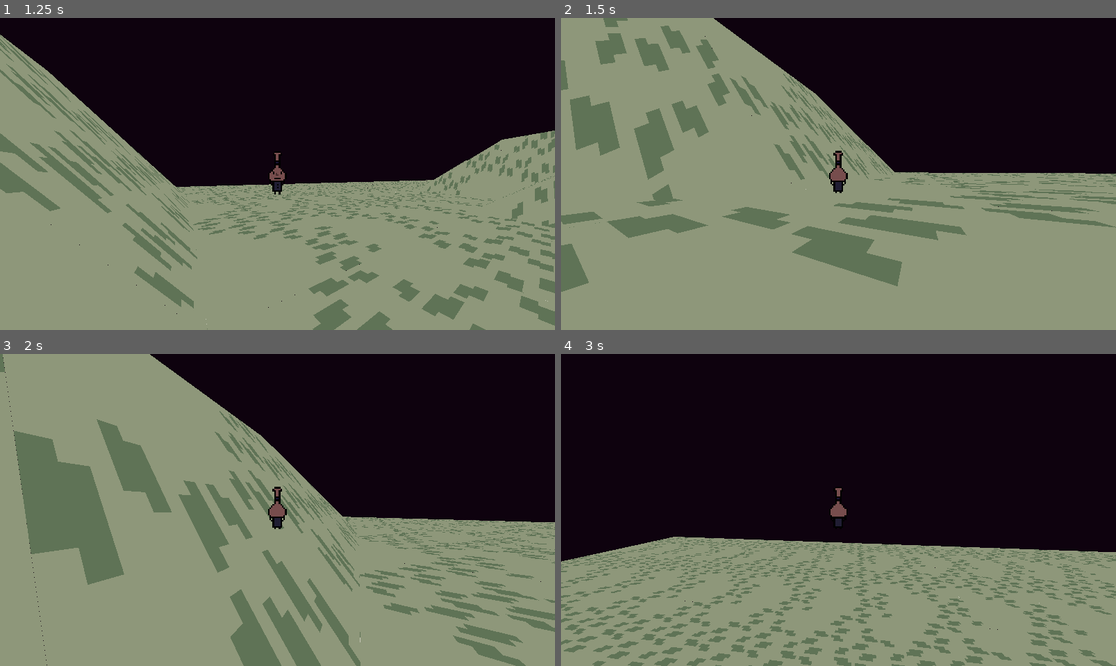
Above: before the commit, frames 1-4 (two rows, left to right).
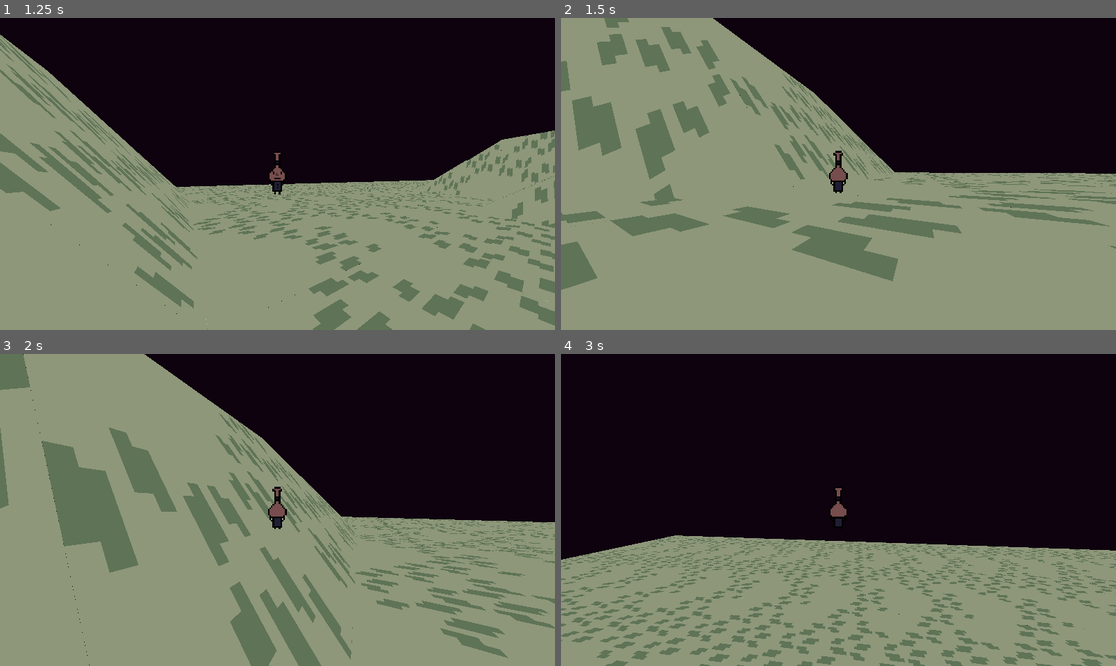
Above: after the commit, the same moments.

Repository: Phil-Nettekoven/gd-portfolio-site
Game: Godot game, scene res://scenes/world_1/world_1.tscn
Two runs of this game, one before a commit and one after it. Both use one fixed random seed, a clock stepped at 60 frames per second and the inputs below.
Inputs (mouse positions are in pixels of both pictures, inside the frame that each line leads up to):
- Up to frame 1 (1.25 s): move the mouse to (305, 174) at 0.52 s; hold W (up) from 0.53 s (still down); hold Space (jump) from 0.53 s (still down)
- Up to frame 2 (1.5 s): keep holding W (up); move the mouse to (810, 174) at 1.27 s; release Space (jump) at 1.28 s; right-click (810, 174) at 1.35 s
- Up to frame 3 (2 s): keep holding W (up); tap Space (jump) at 1.52, 1.55, 1.82 s
- Up to frame 4 (3 s): keep holding W (up); move the mouse to (849, 503) at 2.02 s; hold Shift (sprint) 2.03-2.78 s; tap Space (jump) at 2.3, 2.85 s; move the mouse to (832, 516) at 2.77 s

Frame 1 is identical in both runs. In frame 2, 2.3% of the frame differs, in the area x 0-100%, y 0-88%; in frame 3, 12%, in the area x 0-100%, y 0-100%; in frame 4, 11%.

Commit message:
spin.com

Diff:
--- a/autoloads/globals.gd
+++ b/autoloads/globals.gd
@@ -17,6 +17,16 @@
 
 const MUSIC_MAX_SPEED:float = MAX_SPEED/4 #The player's speed at which the BGM will play at pitch = 1.0
 
+const MAX_SPIN_TARGET_SPEED:float = 3000.0
+const SPIN_TRANSITION_THRESHOLD:float = MAX_SPIN_TARGET_SPEED*0.66
+const SPIN_BREAK_SPEED:float = 200
+const SPIN_MOUSE_INPUT_MULT:float = 40.0
+const SPIN_TIMER_DURATION:float = 3.0
+const SPIN_MOVESPEED:float = 250
+
+const SPRITE_NORMAL_OFFSET:Vector2 = Vector2(0,16)
+const SPRITE_SPIN_OFFSET:Vector2 = Vector2(0,13)
+
 var OS_TYPE:String = ""
 var is_mobile:bool = false
 
@@ -33,6 +43,10 @@
 		OS_TYPE = "desktop"
 	print(OS_TYPE)
 
+func _input(_event: InputEvent) -> void:
+	if Input.is_action_just_pressed("quit") && OS.has_feature("editor"):
+		get_tree().quit()
+
 func _notification(what: int) -> void:
 	if what == NOTIFICATION_APPLICATION_FOCUS_OUT:
 		get_tree().paused = true
--- a/characters/player/player.gd
+++ b/characters/player/player.gd
@@ -1,11 +1,13 @@
 extends CharacterBody3D
 
-@onready var jump_timer: Timer = $jump_timer
+#region variables
+
 @onready var camera: Camera3D = %camera
 @onready var camera_pivot: Node3D = $camera_pivot
 
 @onready var sprite: AnimatedSprite3D = $sprite_pivot/AnimatedSprite3D
 @onready var sprite_pivot: Node3D = $sprite_pivot
+@onready var spin_timer:Timer = $spin_timer
 var rotation_speed: float = 0.0
 var target_rotation_speed: float = 0.0
 var cur_rotation_speed: float = 0.0
@@ -14,7 +16,7 @@
 @onready var starting_pos: Vector3 = self.global_position
 var prev_velocity: Vector3 = Vector3.ZERO
 
-enum STATE {pathing, free, spinning, disabled}
+enum STATE {pathing, free, spin_startup, spinning_locked,spinning_free, disabled}
 var state: STATE = STATE.free
 
 var player_direction: String = "down"
@@ -22,6 +24,7 @@
 
 signal just_touched_ground
 var touched_ground: bool = false
+#endregion
 
 func _ready() -> void:
 	camera_pivot.locked_camera_pivot.connect(_on_locked_camera_pivot)
@@ -29,6 +32,8 @@
 	camera_pivot.camera_unlocked.connect(_on_camera_unlocked)
 	velocity.y = -20
 
+#region Movement
+
 func free_movement(_delta: float) -> void:
 	var cur_jump_velocity: float = Globals.JUMP_VELOCITY
 	var cur_acceleration: float = Globals.ACCELERATION
@@ -38,8 +43,6 @@
 	if not is_on_floor():
 		velocity += (get_gravity() * Globals.GRAVITY_MOD) * _delta
 		cur_deceleration = Globals.AIR_DECELERATION
-		#move_and_slide()
-		#return
 
 	if touched_ground == false: # Emit the first time player touches the ground
 		if is_on_floor():
@@ -73,10 +76,104 @@
 		velocity.z = move_toward(velocity.z, 0, _delta * cur_deceleration)
 
 	move_and_slide()
+
+func spin_startup_movement(_delta: float) -> void:
+
+	if not is_on_floor():
+		velocity += (get_gravity() * Globals.GRAVITY_MOD) * _delta
+		#cur_deceleration = Globals.AIR_DECELERATION
+
+	velocity.x = move_toward(velocity.x, 0, _delta * Globals.SPRINT_DECELERATION)
+	velocity.z = move_toward(velocity.z, 0, _delta * Globals.SPRINT_DECELERATION)
+	move_and_slide()
+
+func spin_movement(_delta:float)->void:
+	if not is_on_floor():
+		velocity += (get_gravity() * Globals.GRAVITY_MOD) * _delta
+		velocity.x = move_toward(velocity.x, 0, _delta * Globals.AIR_DECELERATION* 2)
+		velocity.z = move_toward(velocity.z, 0, _delta * Globals.AIR_DECELERATION * 2)
+
+	move_and_slide()
+
+#endregion
+
+#region sprite_rotation
+
+func rotate_sprite(_delta: float) -> void:
+	if added_speed:
+		rotation_speed = lerp(rotation_speed, target_rotation_speed, _delta)
+	elif state != STATE.spin_startup && spin_timer.is_stopped():
+		rotation_speed = lerp(rotation_speed, 0.0, _delta * 100)
+
+	sprite_pivot.rotation_degrees.y += rotation_speed * _delta
+
+	if is_on_floor() && state == STATE.spin_startup && rotation_speed > Globals.SPIN_TRANSITION_THRESHOLD:
+		state = STATE.spinning_locked
+		spin_timer.start(Globals.SPIN_TIMER_DURATION)
+		var direction: Vector3 = -camera.get_global_transform_interpolated().basis.z.normalized()
+		#print(direction)
+		velocity.x = direction.x * Globals.SPIN_MOVESPEED
+		velocity.z = direction.z * Globals.SPIN_MOVESPEED
+
+	elif state == STATE.spinning_locked && rotation_speed <= Globals.SPIN_TRANSITION_THRESHOLD:
+		state = STATE.spin_startup
+		#direction = direction.rotated(Vector3.UP, camera.global_rotation.y)
+
+	added_speed = false
+
+func _on_locked_camera_pivot(pivot_value: Vector2) -> void:
+	if state == STATE.spinning_locked:
+		added_speed = false
+		return
+	target_rotation_speed = clampf(target_rotation_speed + (pivot_value.length() * Globals.SPIN_MOUSE_INPUT_MULT), 0.0, Globals.MAX_SPIN_TARGET_SPEED)
+	added_speed = true
+
+func _on_camera_locked() -> void:
+	if rotation_speed > Globals.SPIN_TRANSITION_THRESHOLD:
+		state = STATE.spinning_locked
+	else:
+		state = STATE.spin_startup
+
+	sprite.offset = Globals.SPRITE_SPIN_OFFSET
+	sprite_pivot.rotation_degrees.x = 180
+	sprite_pivot.rotation.y = camera_pivot.rotation.y
+
+	sprite.billboard = BaseMaterial3D.BILLBOARD_DISABLED
+
+func _on_camera_unlocked() -> void:
+	sprite.billboard = BaseMaterial3D.BILLBOARD_FIXED_Y
+
+	sprite.offset = Globals.SPRITE_NORMAL_OFFSET
+	sprite_pivot.rotation.x = 0
+	sprite_pivot.rotation.y = camera_pivot.rotation.y
+
+	target_rotation_speed = 0
+	rotation_speed = 0
+	state = STATE.free
+
+#endregion
+
+func _input(_event: InputEvent) -> void:
+	if Input.is_action_just_pressed("reset"):
+		reset_position()
+
+func reset_position() -> void:
+	self.global_position = starting_pos
+	velocity = Vector3.ZERO
+
 func handle_animations() -> void:
 	var idle: bool = false
 	var movement_direction: String = ""
 	var animation_string: String = ""
+
+	if state == STATE.spinning_locked:
+		animation_string = "idle_right"
+		sprite.play(animation_string)
+		return
+	elif state == STATE.spin_startup:
+		animation_string = "idle_down"
+		sprite.play(animation_string)
+		return
 
 	if velocity.x == 0.0 && velocity.z == 0.0:
 		idle = true
@@ -97,75 +194,18 @@
 	if idle:
 		animation_string = "idle_"
 
-
 	animation_string += movement_direction
-
-	if state == STATE.spinning:
-		animation_string = "idle_right"
-
 	sprite.play(animation_string)
 
-func change_state(new_state_name: String) -> void:
-	var new_state: STATE
-	match (new_state_name):
-		"pathing":
-			new_state = STATE.pathing
-		"free":
-			new_state = STATE.free
-		"spinning":
-			new_state = STATE.spinning
-		"disabled":
-			new_state = STATE.disabled
-
-	state = new_state
-
-func _process(delta: float) -> void:
-	# if state == STATE.free:
-	# 	free_movement(delta)
-	# else: ##DISABLED
-	# 	return
-	free_movement(delta)
+func _process(_delta: float) -> void:
+	if state in [STATE.free, STATE.spinning_free]:
+		free_movement(_delta)
+	elif state == STATE.spin_startup:
+		spin_startup_movement(_delta)
+	elif state == STATE.spinning_locked:
+		spin_movement(_delta)
+
 	handle_animations()
 
-	if camera_pivot.is_camera_locked:
-		rotate_sprite(delta)
-
-func rotate_sprite(_delta: float) -> void:
-	if added_speed:
-		rotation_speed = lerp(rotation_speed, target_rotation_speed, _delta)
-	else:
-		rotation_speed = lerp(rotation_speed, 0.0, _delta)
-
-	sprite_pivot.rotation_degrees.y += rotation_speed * _delta
-
-	added_speed = false
-
-func _on_locked_camera_pivot(pivot_value: Vector2) -> void:
-	target_rotation_speed = clampf(target_rotation_speed + pivot_value.length() * 40, 0.0, 3000)
-	added_speed = true
-
-func _on_camera_locked() -> void:
-	sprite_pivot.rotation_degrees.x = 180
-	sprite_pivot.rotation.y = camera_pivot.rotation.y
-
-	change_state("spinning")
-	sprite.billboard = BaseMaterial3D.BILLBOARD_DISABLED
-
-func _on_camera_unlocked() -> void:
-	sprite.billboard = BaseMaterial3D.BILLBOARD_FIXED_Y
-	sprite_pivot.rotation.x = 0
-	sprite_pivot.rotation.y = camera_pivot.rotation.y
-
-	target_rotation_speed = 0
-	rotation_speed = 0
-	change_state("free")
-
-func _input(_event: InputEvent) -> void:
-	if Input.is_action_just_pressed("reset"):
-		reset()
-	elif Input.is_action_just_pressed("quit") && OS.has_feature("editor"):
-		get_tree().quit()
-
-func reset() -> void:
-	self.global_position = starting_pos
-	velocity = Vector3.ZERO
+	if state in [STATE.spinning_locked, STATE.spin_startup]:
+		rotate_sprite(_delta)
--- a/characters/player/player.tscn
+++ b/characters/player/player.tscn
@@ -145,3 +145,6 @@
 unique_name_in_owner = true
 fov = 90.0
 metadata/_edit_lock_ = true
+
+[node name="spin_timer" type="Timer" parent="."]
+one_shot = true
Not shown, changed: index.html
Not shown, changed: index.pck
